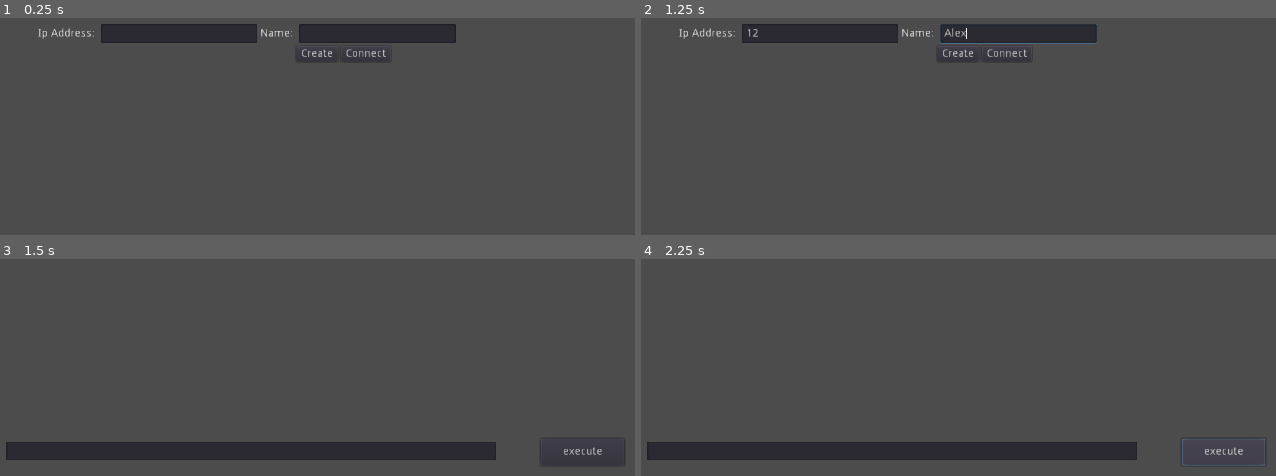
Above: before the commit, frames 1-4 (two rows, left to right).
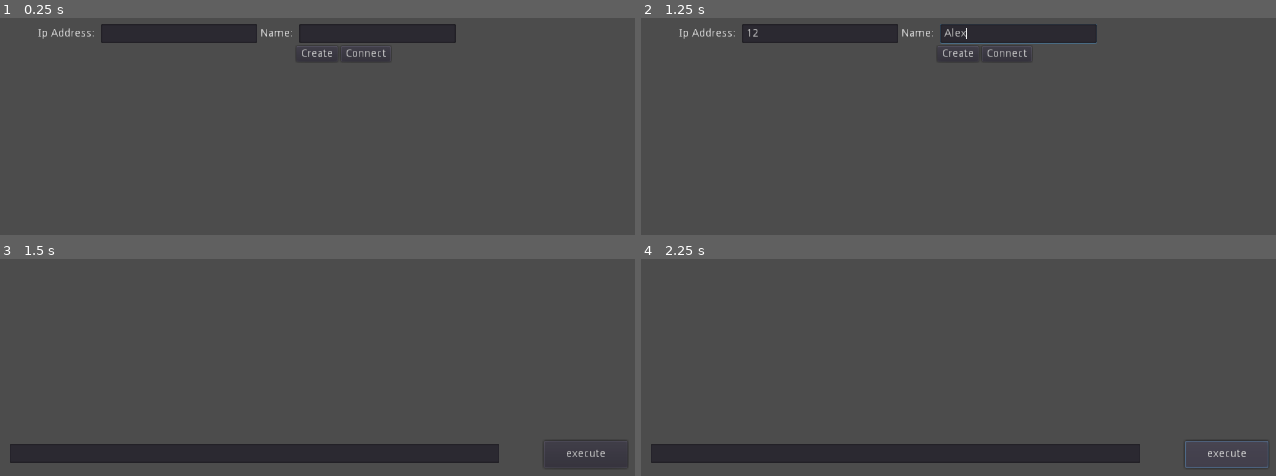
Above: after the commit, the same moments.

Repository: Electronics-Empire/Electronics-Empire
Game: Godot game, scene res://Scene/Multiplayer.tscn
Two runs of this game, one before a commit and one after it. Both use one fixed random seed, a clock stepped at 60 frames per second and the inputs below.
Inputs (mouse positions are in pixels of both pictures, inside the frame that each line leads up to):
- Up to frame 1 (0.25 s): no input
- Up to frame 2 (1.25 s): click (818, 33) at 0.52 s; type "12" at 0.6 s; click (1015, 33) at 0.75 s; type "Alex" at 0.83 s
- Up to frame 3 (1.5 s): click "Create" at 1.25 s
- Up to frame 4 (2.25 s): click "execute" at 2 s

Frames 1-2 are identical in both runs. In frame 3, 2.0% of the frame differs, in the area x 0-99%, y 83-95%; in frame 4, 2.3%, in the area x 0-99%, y 82-97%.
Error before the commit: Attempt to call function 'rpc' in base 'null instance' on a null instance. (res://Script/Game.gd:77)
Error after the commit: Attempt to call function 'rpc' in base 'null instance' on a null instance. (res://Script/Game.gd:78)

Commit message:
Ctrl fix (#24)
* cannot move when the text edit is focus

* send a line when enter is pressed

Diff:
--- a/Scene/GUI.tscn
+++ b/Scene/GUI.tscn
@@ -1,7 +1,36 @@
-[gd_scene load_steps=3 format=2]
+[gd_scene load_steps=5 format=2]
 
-[ext_resource path="res://Script/GUI_execute_button.gd" type="Script" id=1]
-[ext_resource path="res://Script/AlertDialog.gd" type="Script" id=2]
+[ext_resource path="res://Script/TextEdit.gd" type="Script" id=1]
+[ext_resource path="res://Script/GUI_execute_button.gd" type="Script" id=2]
+[ext_resource path="res://Script/AlertDialog.gd" type="Script" id=3]
+
+[sub_resource type="StyleBoxFlat" id=1]
+
+content_margin_left = -1.0
+content_margin_right = -1.0
+content_margin_top = -1.0
+content_margin_bottom = -1.0
+bg_color = Color( 0.6, 0.6, 0.6, 0 )
+draw_center = true
+border_width_left = 0
+border_width_top = 0
+border_width_right = 0
+border_width_bottom = 0
+border_color = Color( 0.8, 0.8, 0.8, 1 )
+border_blend = false
+corner_radius_top_left = 0
+corner_radius_top_right = 0
+corner_radius_bottom_right = 0
+corner_radius_bottom_left = 0
+corner_detail = 8
+expand_margin_left = 0.0
+expand_margin_right = 0.0
+expand_margin_top = 0.0
+expand_margin_bottom = 0.0
+shadow_color = Color( 0, 0, 0, 0.6 )
+shadow_size = 0
+anti_aliasing = true
+anti_aliasing_size = 1
 
 [node name="GUI" type="CanvasLayer" index="0"]
 
@@ -12,7 +41,26 @@
 transform = Transform2D( 1, 0, 0, 1, 0, 0 )
 _sections_unfolded = [ "Anchor", "Focus", "Grow Direction", "Hint", "Margin", "Material", "Mouse", "Pause", "Rect", "Size Flags", "Theme", "Visibility", "custom_styles" ]
 
-[node name="TextEdit" type="LineEdit" parent="." index="0"]
+[node name="PanelGUI" type="Panel" parent="." index="0"]
+
+anchor_left = 0.0
+anchor_top = 0.0
+anchor_right = 0.0
+anchor_bottom = 0.0
+margin_left = 4.0
+margin_top = 3.0
+margin_right = 1029.0
+margin_bottom = 602.0
+rect_pivot_offset = Vector2( 0, 0 )
+rect_clip_content = false
+mouse_filter = 0
+mouse_default_cursor_shape = 0
+size_flags_horizontal = 1
+size_flags_vertical = 1
+custom_styles/panel = SubResource( 1 )
+_sections_unfolded = [ "Pause" ]
+
+[node name="TextEdit" type="LineEdit" parent="PanelGUI" index="0"]
 
 anchor_left = 0.0
 anchor_top = 0.0
@@ -24,19 +72,21 @@
 margin_bottom = 526.0
 rect_pivot_offset = Vector2( 0, 0 )
 rect_clip_content = false
-focus_mode = 2
+focus_mode = 1
 mouse_filter = 0
 mouse_default_cursor_shape = 1
 size_flags_horizontal = 1
 size_flags_vertical = 1
-focus_mode = 2
+focus_mode = 1
 context_menu_enabled = true
 placeholder_alpha = 0.6
 caret_blink = true
 caret_blink_speed = 0.65
 caret_position = 0
+script = ExtResource( 1 )
+_sections_unfolded = [ "Caret", "Placeholder" ]
 
-[node name="GUI_execute_button" type="Button" parent="." index="1"]
+[node name="GUI_execute_button" type="Button" parent="PanelGUI" index="1"]
 
 anchor_left = 0.0
 anchor_top = 0.0
@@ -60,9 +110,9 @@
 text = "execute"
 flat = false
 align = 1
-script = ExtResource( 1 )
+script = ExtResource( 2 )
 
-[node name="AlertDialog" type="AcceptDialog" parent="." index="2"]
+[node name="AlertDialog" type="AcceptDialog" parent="PanelGUI" index="2"]
 
 visible = false
 anchor_left = 0.0
@@ -83,4 +133,8 @@
 window_title = "Alert!"
 resizable = false
 dialog_hide_on_ok = true
-script = ExtResource( 2 )
+script = ExtResource( 3 )
+
+[connection signal="focus_entered" from="PanelGUI/TextEdit" to="PanelGUI/TextEdit" method="focus_entered"]
+
+[connection signal="focus_exited" from="PanelGUI/TextEdit" to="PanelGUI/TextEdit" method="focus_exited"]
--- a/Scene/Multiplayer.tscn
+++ b/Scene/Multiplayer.tscn
@@ -2,7 +2,7 @@
 
 [ext_resource path="res://Script/Multiplayer.gd" type="Script" id=1]
 
-[node name="Lobby" type="MarginContainer" index="0"]
+[node name="Lobby" type="MarginContainer"]
 
 anchor_left = 0.0
 anchor_top = 0.5
--- a/Script/GUI_execute_button.gd
+++ b/Script/GUI_execute_button.gd
@@ -2,12 +2,14 @@
 
 var line_edit
 var target
+var ctrl_global
 
 signal button_pressed_signal
 
 func _ready():
 
 	line_edit = get_node("../TextEdit")
+	ctrl_global = get_node("/root/ctrl_global")
 
 	self.connect("pressed", self, "__button_pressed__")
 
@@ -25,3 +27,9 @@
 	line_edit.clear()
 
 	pass # replace with function body
+
+func _process(delta):
+	if(self.ctrl_global.bool_text_select):
+		if(Input.is_action_pressed("ENTER")):
+			self.__button_pressed__()
+	pass
--- a/Script/Game.gd
+++ b/Script/Game.gd
@@ -5,6 +5,7 @@
 var globals
 var alert_dialog
 var network_info
+var ctrl_global
 
 # generate all the objects, empty for now
 func __generate_object__():
@@ -104,11 +105,12 @@
 
 func _ready():
 
-	self.execute_button = get_node("Camera2D/GUI/GUI_execute_button")
+	self.execute_button = get_node("Camera2D/GUI/PanelGUI/GUI_execute_button")
 	self.world = get_node("World")
 	self.globals = get_node("/root/globals")
 	self.network_info = get_node("/root/network_info")
-	self.alert_dialog = get_node("Camera2D/GUI/AlertDialog")
+	self.alert_dialog = get_node("Camera2D/GUI/PanelGUI/AlertDialog")
+	self.ctrl_global = get_node("/root/ctrl_global")
 
 	self.execute_button.connect("button_pressed_signal", self, "execute_button")
 	self.world.connect("Generation_finished_signal", self, "generation_finished")
--- /dev/null
+++ b/Script/PanelGUI.gd
@@ -0,0 +1,11 @@
+extends Panel
+
+func _ready():
+	# Called when the node is added to the scene for the first time.
+	# Initialization here
+	pass
+
+#func _process(delta):
+#	# Called every frame. Delta is time since last frame.
+#	# Update game logic here.
+#	pass
--- /dev/null
+++ b/Script/TextEdit.gd
@@ -0,0 +1,26 @@
+extends LineEdit
+
+var ctrl_global
+
+# class member variables go here, for example:
+# var a = 2
+# var b = "textvar"
+
+func _ready():
+	self.ctrl_global = get_node("/root/ctrl_global")
+	pass
+
+#func _process(delta):
+#	# Called every frame. Delta is time since last frame.
+#	# Update game logic here.
+#	pass
+
+
+func focus_entered():
+	self.ctrl_global.bool_text_select = true
+	pass
+
+
+func focus_exited():
+	self.ctrl_global.bool_text_select = false
+	pass
--- a/Script/buildingCamera.gd
+++ b/Script/buildingCamera.gd
@@ -3,23 +3,24 @@
 const camera_margin = 20
 const mouvementSpeed = 7
 var mouvement = Vector2(0,0)
+onready var ctrl_global = get_node("/root/ctrl_global")
 
 
 func _physics_process(delta):
 	if(self.current):
 		mouvement = Vector2(0,0)
 
-		#right
-		if(Input.is_action_pressed("CAMERA_RIGHT")):
-			mouvement.x += 1
-		#left
-		if(Input.is_action_pressed("CAMERA_LEFT")):
-			mouvement.x -= 1
-		#up
-		if(Input.is_action_pressed("CAMERA_UP")):
-			mouvement.y -= 1
-		#down
-		if(Input.is_action_pressed("CAMERA_DOWN")):
-			mouvement.y += 1
+		if(!self.ctrl_global.bool_text_select):
+			if(Input.is_action_pressed("CAMERA_RIGHT")):
+				mouvement.x += 1
+			#left
+			if(Input.is_action_pressed("CAMERA_LEFT")):
+				mouvement.x -= 1
+			#up
+			if(Input.is_action_pressed("CAMERA_UP")):
+				mouvement.y -= 1
+			#down
+			if(Input.is_action_pressed("CAMERA_DOWN")):
+				mouvement.y += 1
 
 		self.position += (mouvement.normalized() * mouvementSpeed)
--- /dev/null
+++ b/ctrl_global.gd
@@ -0,0 +1,12 @@
+extends Node
+
+var bool_text_select
+
+func _ready():
+	self.bool_text_select = false
+	pass
+
+#func _process(delta):
+#	# Called every frame. Delta is time since last frame.
+#	# Update game logic here.
+#	pass
--- a/project.godot
+++ b/project.godot
@@ -18,6 +18,7 @@
 
 globals="*res://Script/globals.gd"
 network_info="*res://Script/network_info.gd"
+ctrl_global="*res://ctrl_global.gd"
 
 [display]
 
@@ -35,6 +36,8 @@
  ]
 CAMERA_DOWN=[ Object(InputEventKey,"resource_local_to_scene":false,"resource_name":"","device":0,"alt":false,"shift":false,"control":false,"meta":false,"command":false,"pressed":false,"scancode":16777234,"unicode":0,"echo":false,"script":null)
  ]
+ENTER=[ Object(InputEventKey,"resource_local_to_scene":false,"resource_name":"","device":0,"alt":false,"shift":false,"control":false,"meta":false,"command":false,"pressed":false,"scancode":16777221,"unicode":0,"echo":false,"script":null)
+ ]
 
 [rendering]
 
